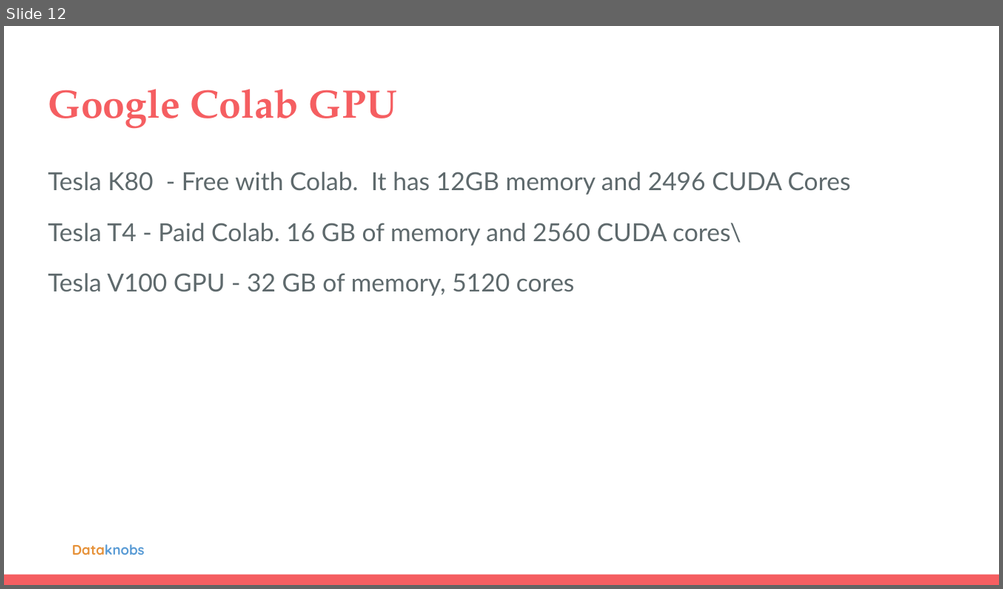
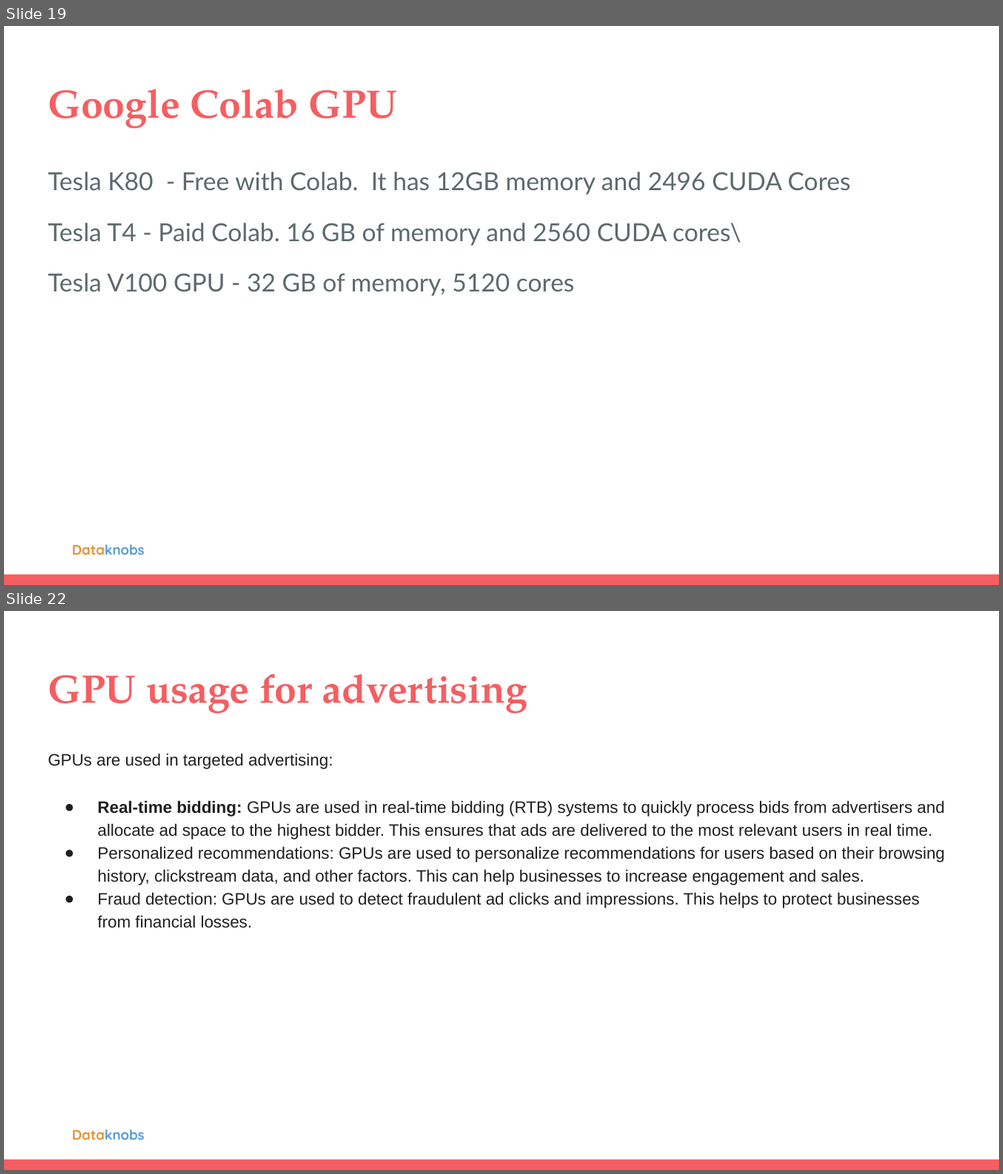
Before and after one commit to kreatewebsite/topkreate_kreatewebsite, a slide deck: input/content/gpu-vs-tpu-llms.pptx. Shown one above the other, each under a label of ours: slide 12 before the commit, slides 19 and 22 after it; the slides between them are not shown. The pictures are 1003x589 and 1003x1174 pixels, drawn with LibreOffice and Linux fonts; fonts in the diff are those of the drawing; background and template pictures are left out. Boxes give left, top, right and bottom in pixels: in the first picture for what was removed or moved away, otherwise in the second. Text is boxed around its words. In the diff, an @@ line names an element or a change of style, - is before the commit and + after.

```diff
--- a/input/content/gpu-vs-tpu-llms.pptx
+++ b/input/content/gpu-vs-tpu-llms.pptx
@@ slide 22 added at (x1=4, y1=611, x2=999, y2=1170), background #FFFFFF; not listed: 2 template elements that a slide beside it also shows @@
@@ title added at (x1=48, y1=674, x2=528, y2=714), 28.8 pt, text #F55E61, bold @@
+GPU usage for advertising
@@ text added at (x1=48, y1=753, x2=944, y2=928), 12 pt, text #1F1F1F @@
+GPUs are used in targeted advertising:
+● Real-time bidding: GPUs are used in real-time bidding (RTB) systems to quickly process bids from advertisers and allocate ad space to the highest bidder. This ensures that ads are delivered to the most relevant users in real time.
+● Personalized recommendations: GPUs are used to personalize recommendations for users based on their browsing history, clickstream data, and other factors. This can help businesses to increase engagement and sales.
+● Fraud detection: GPUs are used to detect fraudulent ad clicks and impressions. This helps to protect businesses from financial losses.
@@ what was slide 12 is now slide 19 @@
```
Also in this commit, not shown: 1 slide changed, 11 other slides added, 1 slide removed, 4 other files.
